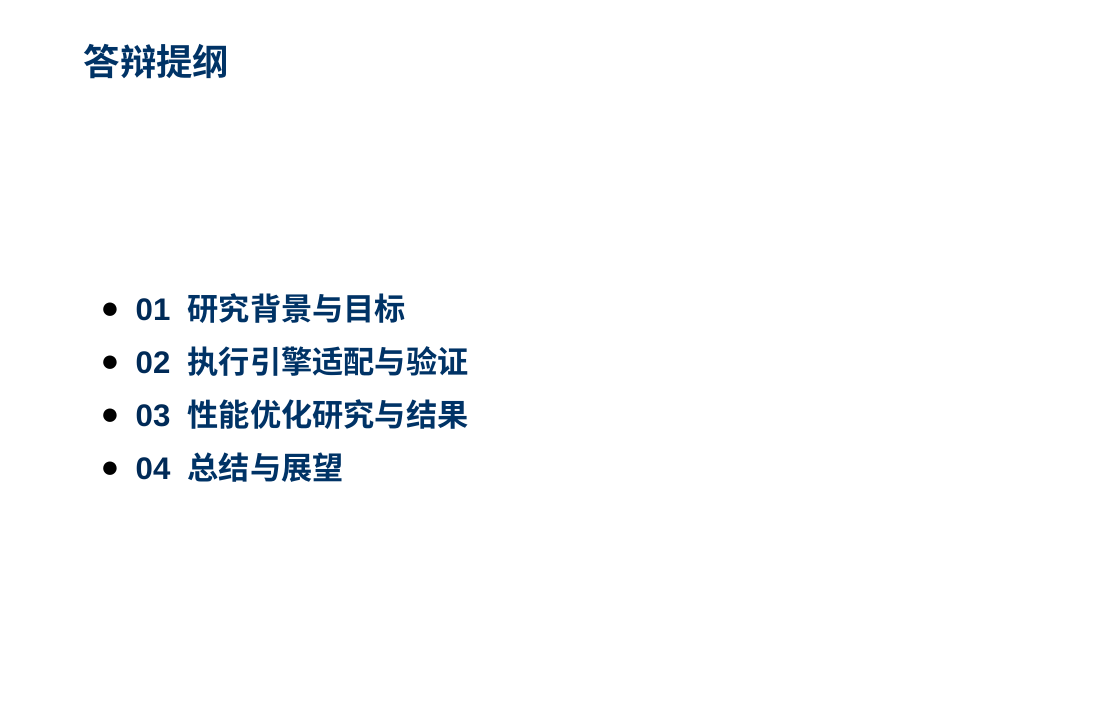
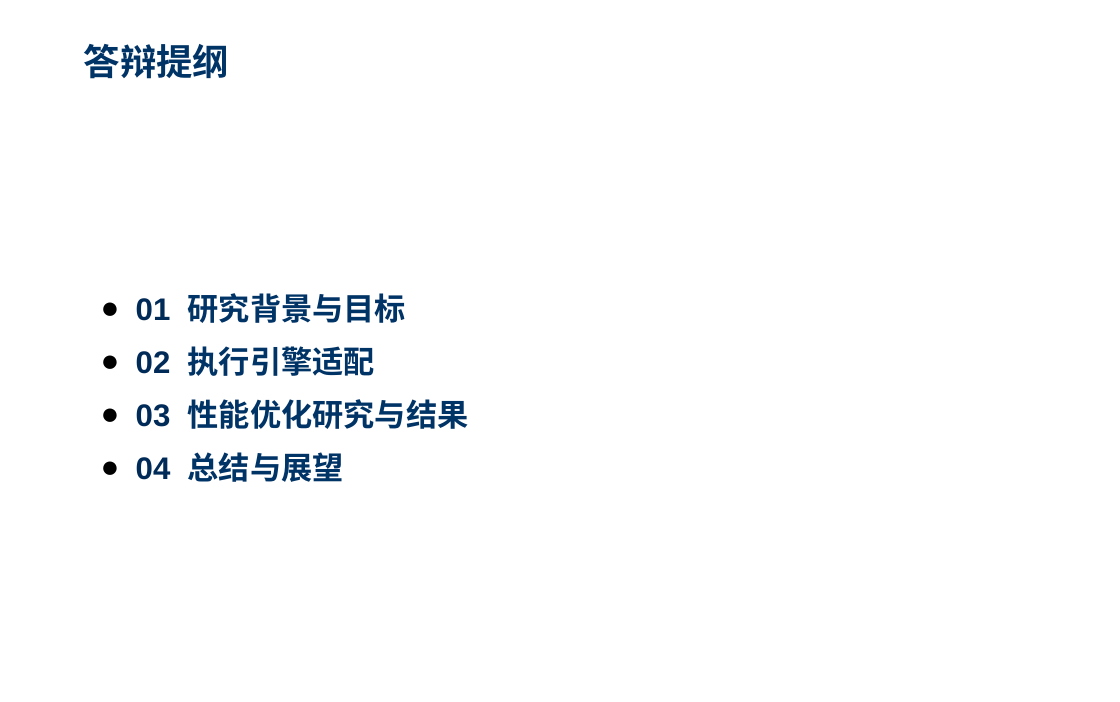
Before and after one commit to YancyReal/ucas-master, a slide deck: slide 2 of PPT/鄢玺毕业答辩.pptx. Drawn at 1120x702 pixels with LibreOffice and Linux fonts; fonts in the diff are those of the drawing; background and template pictures are left out. Boxes give left, top, right and bottom in pixels: in the first picture for what was removed or moved away, otherwise in the second. Text is boxed around its words. In the diff, an @@ line names an element or a change of style, - is before the commit and + after.

```diff
--- a/PPT/鄢玺毕业答辩.pptx
+++ b/PPT/鄢玺毕业答辩.pptx
@@ text at <box>136,346,375,376</box>: text changed @@
-● 02 执行引擎适配与验证
+● 02 执行引擎适配
```
Also in this commit, not shown: 1 other slide changed, 14 slides added, 13 slides removed, 35 other files.
